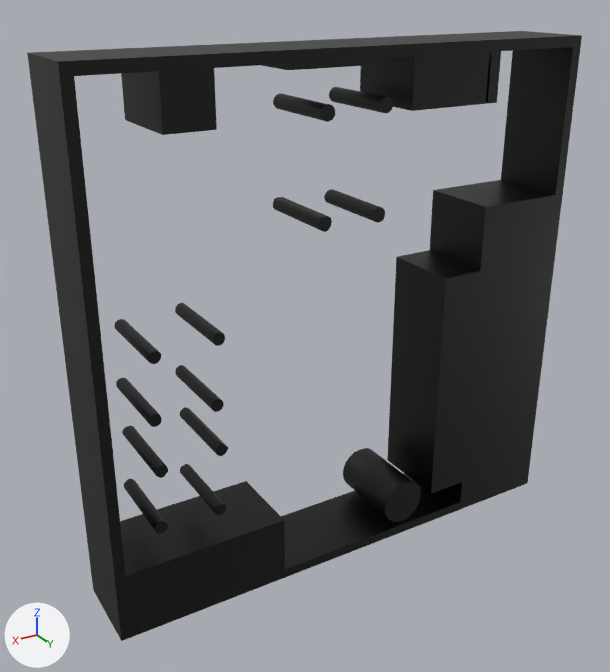
The OBJ model pybullet/models/scenes/kitchen/meshes/kitchen.obj as it was, and as the next commit left it.
Camera for both pictures: a camera (50 mm lens) standing at (6.64, 5.95, 5.55) and looking at (2.74, -0.54, 2.3). Lighting does not change. The marker at lower left points along +X, +Y and +Z. Where no turn or scale is listed for an object, it has been applied to the vertices.

Names of what the first picture shows: 'Curve.013_mesh_Curve.463'.
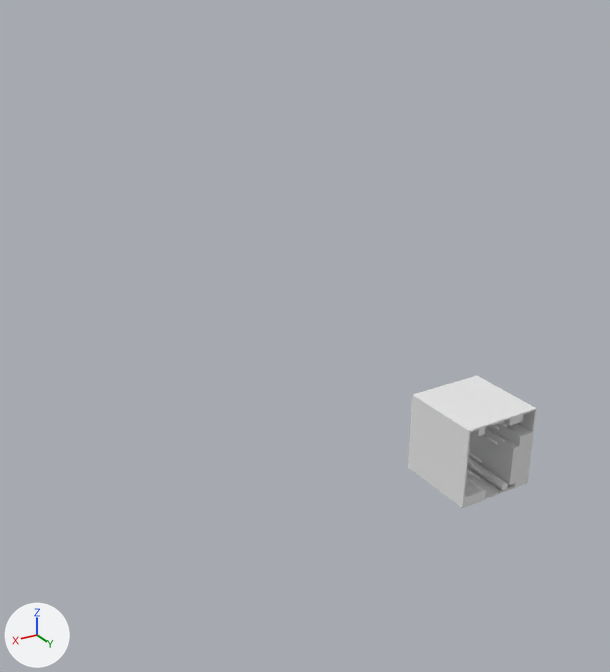
Location of each change, [x1, y1, x2, y2] in pixels of the pictures (610 x 672 px):
'Curve.013_mesh_Curve.463', deleted
    before: [27, 31, 582, 641]
'Curve.013_mesh_Curve.013', added
    after: [408, 376, 537, 509]

The edits, one by one:
Material 'SVGMat.001' (mat_svgmat_001) is new.
Its base color is (0.8, 0.8, 0.8) (white #e7e7e7).
Its roughness is 1.0.
Mesh me_curve_013_mesh_curve_013 is new.
It has 1516 vertices, 2222 faces and spans x 0.0..1.0, y -1.0..0.0, z 0.0..1.0.
It uses material mat_svgmat_001 (white #e7e7e7).
Object 'Curve.013_mesh_Curve.463' (ob_curve_013_mesh_curve_463) is deleted.
Object 'Curve.013_mesh_Curve.013' (ob_curve_013_mesh_curve_013) is new; it shows me_curve_013_mesh_curve_013.
Its location is (0.0, 0.0, 0.0).
